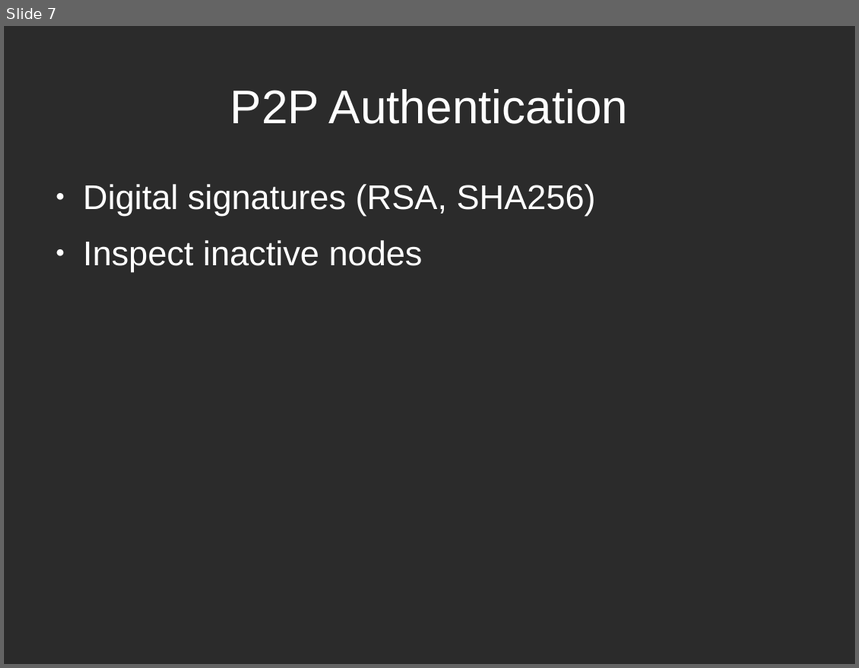
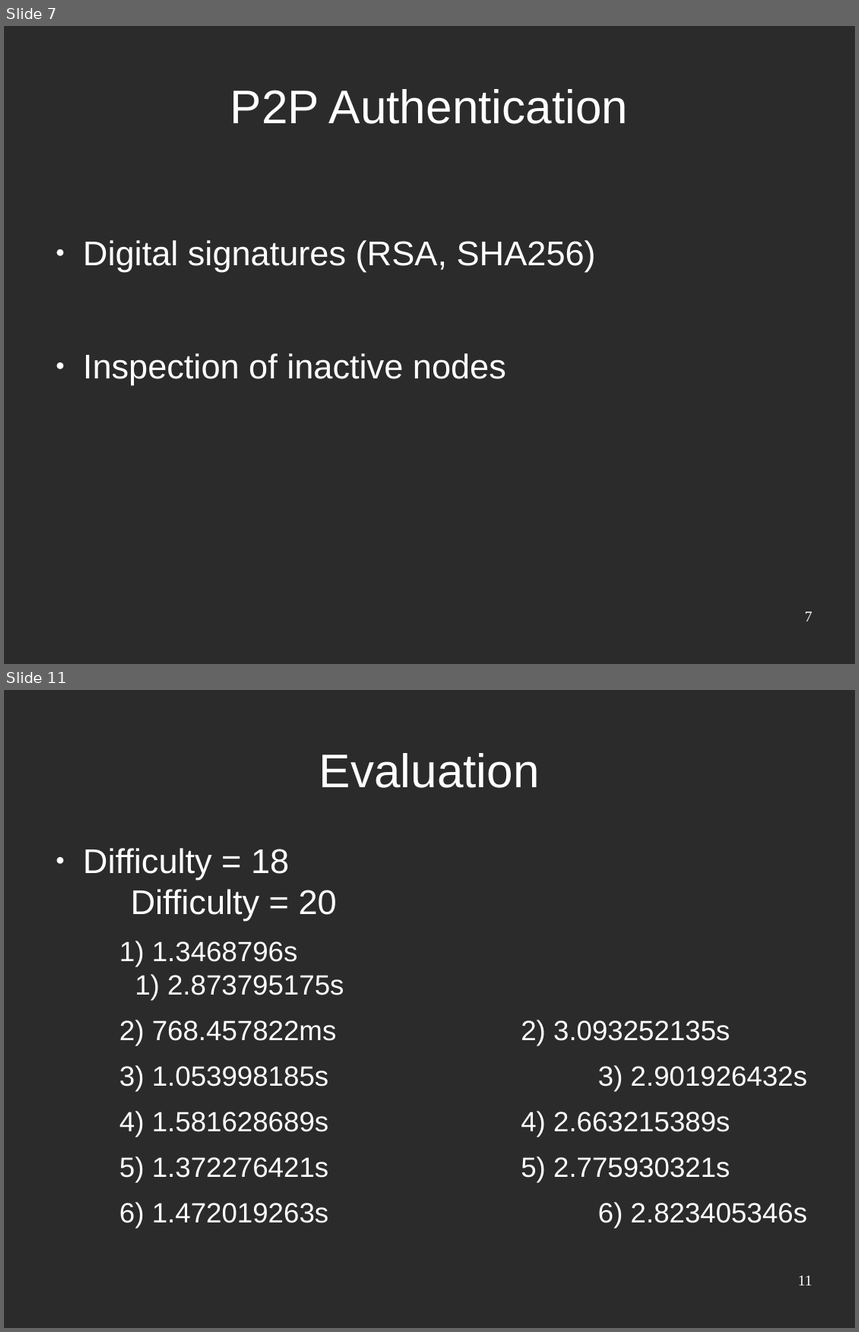
Before and after one commit to mthambipillai/blockchainSybilAttackResistance, a slide deck: BlockchainSybilAttack.odp. Shown one above the other, each under a label of ours: slide 7 before the commit, slides 7 and 11 after it; the slides between them are not shown. The pictures are 859x668 and 859x1332 pixels, drawn with LibreOffice and Linux fonts; fonts in the diff are those of the drawing; background and template pictures are left out; a plain dark background stands for a picture behind light text. Boxes give left, top, right and bottom in pixels: in the first picture for what was removed or moved away, otherwise in the second. Text is boxed around its words. In the diff, an @@ line names an element or a change of style, - is before the commit and + after.

```diff
--- a/BlockchainSybilAttack.odp
+++ b/BlockchainSybilAttack.odp
@@ slide 11 added at [4, 690, 855, 1328], background picture (left out) @@
@@ title added at [319, 753, 540, 788], 44 pt, text #FFFFFF @@
+Evaluation
@@ text added at [83, 848, 807, 1224], 26 pt, text #FFFFFF @@
+● Difficulty = 18 Difficulty = 20
+  1) 1.3468796s 1) 2.873795175s
+  2) 768.457822ms 2) 3.093252135s
+  3) 1.053998185s 3) 2.901926432s
+  4) 1.581628689s 4) 2.663215389s
+  5) 1.372276421s 5) 2.775930321s
+  6) 1.472019263s 6) 2.823405346s
@@ page number added at [798, 1276, 813, 1286], 14 pt, text #FFFFFF @@
+11
@@ slide 7 changed as well @@
@@ text at [83, 354, 506, 385]: text changed @@
-● Inspect inactive nodes
+● Inspection of inactive nodes
@@ page number added at [805, 612, 813, 622], 14 pt, text #FFFFFF @@
+7
```
Also in this commit, not shown: 7 other slides changed, 6 other slides added, 1 slide removed.
